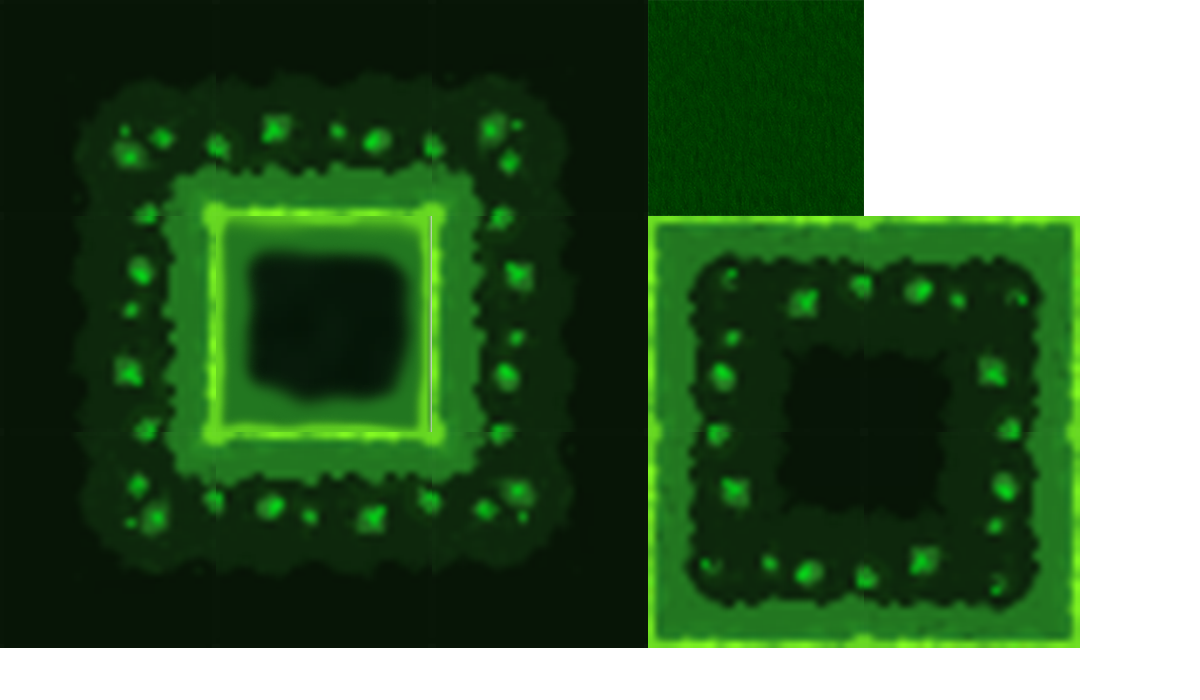
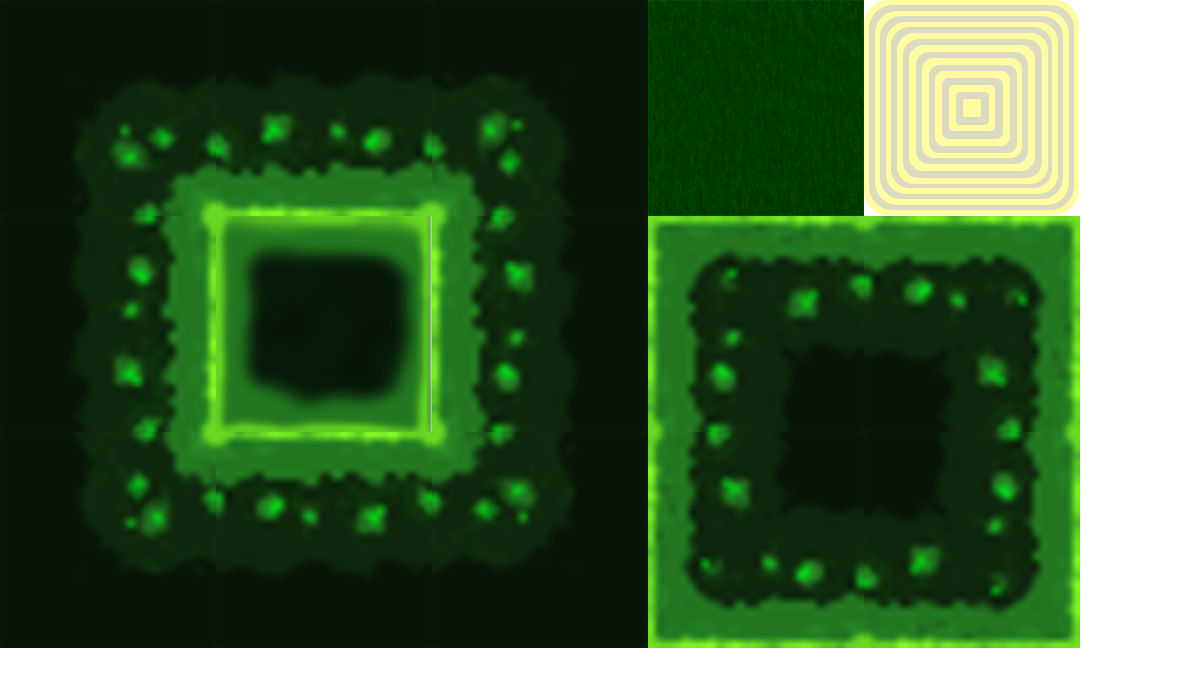
The second 1200×700 image is a revision of the first. Changes to its layers:
added group "finish" with 17 layers above "center-tile" over [864, 0, 1079, 215]
added layer "Rounded Rectangle 1 copy 13" in group "finish" over [963, 99, 981, 117]
added layer "Rounded Rectangle 1 copy 16" in group "finish" over [956, 92, 989, 125]
added layer "Rounded Rectangle 1 copy 12" in group "finish" over [949, 85, 995, 131]
added layer "Rounded Rectangle 1 copy 15" in group "finish" over [942, 78, 1003, 139]
added layer "Rounded Rectangle 1 copy 11" in group "finish" over [935, 71, 1010, 146]
added layer "Rounded Rectangle 1 copy 14" in group "finish" over [929, 65, 1017, 153]
added layer "Rounded Rectangle 1 copy 10" in group "finish" over [922, 58, 1022, 158]
added layer "Rounded Rectangle 1 copy 9" in group "finish" over [916, 52, 1028, 164]
added layer "Rounded Rectangle 1 copy 6" in group "finish" over [909, 45, 1035, 171]
added layer "Rounded Rectangle 1 copy 8" in group "finish" over [903, 39, 1042, 178]
added layer "Rounded Rectangle 1 copy 5" in group "finish" over [897, 33, 1048, 184]
added layer "Rounded Rectangle 1 copy 7" in group "finish" over [891, 27, 1052, 188]
added layer "Rounded Rectangle 1 copy 4" in group "finish" over [886, 22, 1058, 194]
added layer "Rounded Rectangle 1 copy 3" in group "finish" over [880, 16, 1063, 199]
added layer "Rounded Rectangle 1 copy 2" in group "finish" over [875, 11, 1069, 205]
added layer "Rounded Rectangle 1 copy" in group "finish" over [869, 5, 1074, 210]
added layer "Rounded Rectangle 1" in group "finish" over [864, 0, 1079, 215]
